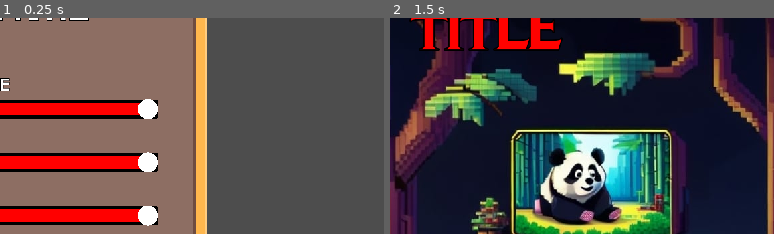
Above: before the commit, frames 1-2 (left to right).
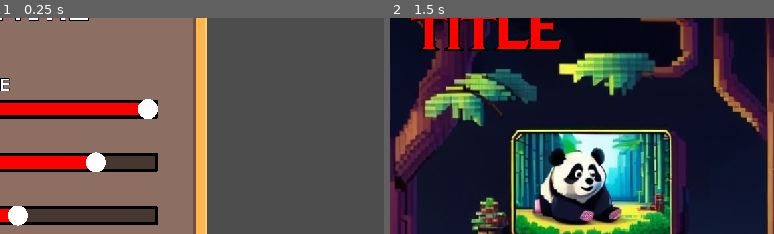
Above: after the commit, the same moments.

Repository: GMDiegoLima/PixelGameJam
Game: Godot game, scene res://Assets/UI/menu/options.tscn
Two runs of this game, one before a commit and one after it. Both use one fixed random seed, a clock stepped at 60 frames per second and the inputs below. This scene is started directly instead of the project's main scene.
Inputs:
- Up to frame 1 (0.25 s): no input
- Up to frame 2 (1.5 s): tap Enter at 0.5 s; tap A (a) at 0.6 s; tap D (d) at 0.8 s; click "BACK" at 1.25 s
The pictures show only the part of the screen within x 50-100%, y 16-66%; the shares and areas given below are measured in that part.

The runs differ from the first frame. In frame 1, 3.8% of the frame differs, in the area x 2-42%, y 62-97%; in frame 2, nothing differs.

Commit message:
base of the factory mechanics and sfx audio implementation

Diff:
--- a/Assets/UI/menu/options.tscn
+++ b/Assets/UI/menu/options.tscn
@@ -3,7 +3,7 @@
 [ext_resource type="Script" path="res://Scripts/options.gd" id="1_sniew"]
 [ext_resource type="Texture2D" uid="uid://bpy38wpe7eg1j" path="res://Assets/UI/menu/bg_options.png" id="2_m25qp"]
 [ext_resource type="FontFile" uid="uid://ctulr7v2sx45b" path="res://Fonts/Pixeled.ttf" id="4_gaadm"]
-[ext_resource type="AudioStream" uid="uid://dy2np861tfnsx" path="res://Audio/coin.wav" id="5_vcaxk"]
+[ext_resource type="AudioStream" uid="uid://c1cfhjk7ma502" path="res://Audio/sfx/loop_options_sfx.mp3" id="5_aug7u"]
 [ext_resource type="StyleBox" uid="uid://dkkwwhep1mi7l" path="res://Assets/UI/menu/menubutton.tres" id="5_wfgwl"]
 
 [sub_resource type="Gradient" id="Gradient_ft88h"]
@@ -246,8 +246,8 @@
 action_mode = 0
 text = "BACK"
 
-[node name="AudioStreamPlayer2D" type="AudioStreamPlayer2D" parent="."]
-stream = ExtResource("5_vcaxk")
+[node name="AudioStreamPlayer" type="AudioStreamPlayer" parent="."]
+stream = ExtResource("5_aug7u")
 autoplay = true
 bus = &"sfx"
 
--- a/Audio/bg_menu_music.tscn
+++ b/Audio/bg_menu_music.tscn
@@ -1,9 +1,9 @@
 [gd_scene load_steps=2 format=3 uid="uid://cx47dhifhfbqv"]
 
-[ext_resource type="AudioStream" uid="uid://dl128rhqbj4lg" path="res://Audio/time_for_adventure.mp3" id="1_1qali"]
+[ext_resource type="AudioStream" uid="uid://hl2p2c0nwjv4" path="res://Audio/Overworld.mp3" id="1_tl6w4"]
 
 [node name="MenuBackgroundMusic" type="AudioStreamPlayer2D"]
 process_mode = 3
-stream = ExtResource("1_1qali")
+stream = ExtResource("1_tl6w4")
 autoplay = true
 bus = &"music"
--- a/Scenes/bridge.tscn
+++ b/Scenes/bridge.tscn
@@ -19,7 +19,9 @@
 collision_layer = 256
 
 [node name="CollisionShape2D" type="CollisionShape2D" parent="build_area"]
+position = Vector2(250, 0)
 shape = SubResource("RectangleShape2D_bp31o")
+debug_color = Color(0.766112, 0.447925, 0, 0.42)
 
 [node name="StaticBody2D" type="StaticBody2D" parent="."]
 collision_layer = 256
--- /dev/null
+++ b/Scenes/factory.tscn
@@ -0,0 +1,62 @@
+[gd_scene load_steps=7 format=3 uid="uid://cmwb0v04un7jb"]
+
+[ext_resource type="Texture2D" uid="uid://dy5xkg6vuvngy" path="res://icon.png" id="1_suwub"]
+[ext_resource type="Script" path="res://Scripts/human_spawn.gd" id="2_86iym"]
+
+[sub_resource type="RectangleShape2D" id="RectangleShape2D_1vq4g"]
+size = Vector2(163.333, 183.333)
+
+[sub_resource type="Gradient" id="Gradient_mocs4"]
+colors = PackedColorArray(1, 1, 1, 1, 0, 0, 0, 0)
+
+[sub_resource type="GradientTexture2D" id="GradientTexture2D_1ut3u"]
+gradient = SubResource("Gradient_mocs4")
+width = 8
+height = 8
+fill = 1
+fill_from = Vector2(0.5, 0.5)
+fill_to = Vector2(0.205128, 0.219373)
+
+[sub_resource type="Gradient" id="Gradient_nd54f"]
+offsets = PackedFloat32Array(0.621277, 1)
+colors = PackedColorArray(0, 0, 0, 0.894118, 0.101961, 0.101961, 0.101961, 0.356863)
+
+[node name="factory" type="Sprite2D"]
+scale = Vector2(0.6, 0.6)
+texture = ExtResource("1_suwub")
+script = ExtResource("2_86iym")
+
+[node name="StaticBody2D" type="StaticBody2D" parent="."]
+collision_layer = 4
+
+[node name="CollisionShape2D" type="CollisionShape2D" parent="StaticBody2D"]
+position = Vector2(-5, 1.66667)
+shape = SubResource("RectangleShape2D_1vq4g")
+debug_color = Color(0.989621, 0, 0.288268, 0.42)
+
+[node name="smote_particle" type="CPUParticles2D" parent="."]
+position = Vector2(0, -96.6667)
+amount = 15
+lifetime = 0.4
+speed_scale = 0.1
+texture = SubResource("GradientTexture2D_1ut3u")
+emission_shape = 1
+emission_sphere_radius = 10.0
+gravity = Vector2(0, -980)
+angular_velocity_max = 90.0
+orbit_velocity_min = -0.5
+orbit_velocity_max = 0.1
+angle_min = 15.0
+angle_max = 80.0
+scale_amount_max = 4.0
+color_ramp = SubResource("Gradient_nd54f")
+
+[node name="human_spawn" type="Marker2D" parent="."]
+position = Vector2(-3.33333, 126.667)
+
+[node name="frequency_to_spawn" type="Timer" parent="."]
+process_mode = 1
+wait_time = 3.0
+autostart = true
+
+[connection signal="timeout" from="frequency_to_spawn" to="." method="_on_frequency_to_spawn_timeout"]
--- /dev/null
+++ b/Scenes/human.tscn
@@ -0,0 +1,100 @@
+[gd_scene load_steps=10 format=3 uid="uid://bo5vplnu0gnix"]
+
+[ext_resource type="Script" path="res://Scripts/human.gd" id="1_cgn8f"]
+[ext_resource type="Texture2D" uid="uid://yp4txxgkk3ml" path="res://Assets/Characters/image.png" id="1_xhr0k"]
+
+[sub_resource type="Curve2D" id="Curve2D_6xl3c"]
+_data = {
+"points": PackedVector2Array(0, 0, 0, 0, -407, -136, 0, 0, 0, 0, -408, -98, 0, 0, 0, 0, -475, -98)
+}
+point_count = 3
+
+[sub_resource type="CircleShape2D" id="CircleShape2D_w7viy"]
+radius = 38.0
+
+[sub_resource type="AtlasTexture" id="AtlasTexture_1308j"]
+atlas = ExtResource("1_xhr0k")
+region = Rect2(0, 0, 455, 588)
+
+[sub_resource type="SpriteFrames" id="SpriteFrames_p3fyv"]
+animations = [{
+"frames": [{
+"duration": 1.0,
+"texture": SubResource("AtlasTexture_1308j")
+}],
+"loop": true,
+"name": &"default",
+"speed": 5.0
+}]
+
+[sub_resource type="Curve2D" id="Curve2D_shl1t"]
+_data = {
+"points": PackedVector2Array(0, 0, 0, 0, -475, -98, 0, 0, 0, 0, -433, 23, 0, 0, 0, 0, -301, 12, 0, 0, 0, 0, -152, 38)
+}
+point_count = 4
+
+[sub_resource type="Curve2D" id="Curve2D_wh3uq"]
+_data = {
+"points": PackedVector2Array(0, 0, 0, 0, -476, -97, 0, 0, 0, 0, -475, 1, 0, 0, 0, 0, -448, 198)
+}
+point_count = 3
+
+[sub_resource type="Curve2D" id="Curve2D_yqc6b"]
+_data = {
+"points": PackedVector2Array(0, 0, 0, 0, -475, -97, 0, 0, 0, 0, -192, -56, 0, 0, 0, 0, 34, -89)
+}
+point_count = 3
+
+[node name="human_spawned" type="Path2D"]
+curve = SubResource("Curve2D_6xl3c")
+script = ExtResource("1_cgn8f")
+
+[node name="wait_to_keep_walking" type="Timer" parent="."]
+one_shot = true
+
+[node name="human_first_path" type="PathFollow2D" parent="."]
+position = Vector2(-407, -136)
+rotates = false
+loop = false
+
+[node name="human" type="Node2D" parent="human_first_path" groups=["human"]]
+
+[node name="colision" type="Area2D" parent="human_first_path/human"]
+collision_layer = 512
+collision_mask = 5
+
+[node name="CollisionShape2D" type="CollisionShape2D" parent="human_first_path/human/colision"]
+position = Vector2(407, 136)
+shape = SubResource("CircleShape2D_w7viy")
+
+[node name="AnimatedSprite2D" type="AnimatedSprite2D" parent="human_first_path/human"]
+position = Vector2(407, 136)
+scale = Vector2(0.1, 0.1)
+sprite_frames = SubResource("SpriteFrames_p3fyv")
+
+[node name="human_path1" type="Path2D" parent="."]
+curve = SubResource("Curve2D_shl1t")
+
+[node name="follow" type="PathFollow2D" parent="human_path1"]
+position = Vector2(-475, -98)
+rotation = 1.2367
+rotates = false
+
+[node name="human_path2" type="Path2D" parent="."]
+curve = SubResource("Curve2D_wh3uq")
+
+[node name="follow" type="PathFollow2D" parent="human_path2"]
+position = Vector2(-476, -97)
+rotation = 1.56059
+rotates = false
+
+[node name="human_path3" type="Path2D" parent="."]
+curve = SubResource("Curve2D_yqc6b")
+
+[node name="follow" type="PathFollow2D" parent="human_path3"]
+position = Vector2(-475, -97)
+rotation = 0.143875
+rotates = false
+loop = false
+
+[connection signal="timeout" from="wait_to_keep_walking" to="." method="_on_wait_to_keep_walking_timeout"]
--- a/Scenes/tree.tscn
+++ b/Scenes/tree.tscn
@@ -1,8 +1,11 @@
-[gd_scene load_steps=9 format=3 uid="uid://dlf3gcttnxoqo"]
+[gd_scene load_steps=13 format=3 uid="uid://dlf3gcttnxoqo"]
 
 [ext_resource type="Script" path="res://Scripts/tree.gd" id="2_xisk0"]
 [ext_resource type="Texture2D" uid="uid://7807bfn3oqsd" path="res://Assets/Environment/tree_top.png" id="2_ypjif"]
 [ext_resource type="Texture2D" uid="uid://cx75k8m8la6dw" path="res://Assets/Environment/tree_bot.png" id="3_04uex"]
+[ext_resource type="AudioStream" uid="uid://cqnw6rq7a33is" path="res://Audio/sfx/Chop-1.mp3" id="4_01hcx"]
+[ext_resource type="AudioStream" uid="uid://cxdulm6skey8q" path="res://Audio/sfx/Chop-2.mp3" id="5_73cxw"]
+[ext_resource type="AudioStream" uid="uid://c7l6apqija1e4" path="res://Audio/sfx/TreeChop-Fall.mp3" id="6_81qyi"]
 
 [sub_resource type="CircleShape2D" id="CircleShape2D_ylgbg"]
 radius = 141.667
@@ -23,6 +26,42 @@
 "transitions": PackedFloat32Array(1),
 "update": 0,
 "values": [0.0]
+}
+tracks/1/type = "value"
+tracks/1/imported = false
+tracks/1/enabled = true
+tracks/1/path = NodePath("top:modulate")
+tracks/1/interp = 1
+tracks/1/loop_wrap = true
+tracks/1/keys = {
+"times": PackedFloat32Array(0),
+"transitions": PackedFloat32Array(1),
+"update": 0,
+"values": [Color(1, 1, 1, 1)]
+}
+tracks/2/type = "value"
+tracks/2/imported = false
+tracks/2/enabled = true
+tracks/2/path = NodePath("top:position")
+tracks/2/interp = 1
+tracks/2/loop_wrap = true
+tracks/2/keys = {
+"times": PackedFloat32Array(0),
+"transitions": PackedFloat32Array(1),
+"update": 0,
+"values": [Vector2(-9.53674e-07, 37)]
+}
+tracks/3/type = "value"
+tracks/3/imported = false
+tracks/3/enabled = true
+tracks/3/path = NodePath("fall:playing")
+tracks/3/interp = 1
+tracks/3/loop_wrap = true
+tracks/3/keys = {
+"times": PackedFloat32Array(0),
+"transitions": PackedFloat32Array(1),
+"update": 1,
+"values": [false]
 }
 
 [sub_resource type="Animation" id="Animation_m6onk"]
@@ -41,9 +80,61 @@
 "values": [0.0, 0.0872665, -0.0872665, 0.0]
 }
 
+[sub_resource type="Animation" id="Animation_hk3bu"]
+resource_name = "fall"
+tracks/0/type = "value"
+tracks/0/imported = false
+tracks/0/enabled = true
+tracks/0/path = NodePath("top:rotation")
+tracks/0/interp = 1
+tracks/0/loop_wrap = true
+tracks/0/keys = {
+"times": PackedFloat32Array(0, 1),
+"transitions": PackedFloat32Array(1, 1),
+"update": 0,
+"values": [0.0, -1.0472]
+}
+tracks/1/type = "value"
+tracks/1/imported = false
+tracks/1/enabled = true
+tracks/1/path = NodePath("top:modulate")
+tracks/1/interp = 1
+tracks/1/loop_wrap = true
+tracks/1/keys = {
+"times": PackedFloat32Array(0.4, 1),
+"transitions": PackedFloat32Array(1, 1),
+"update": 0,
+"values": [Color(1, 1, 1, 1), Color(1, 1, 1, 0.286275)]
+}
+tracks/2/type = "value"
+tracks/2/imported = false
+tracks/2/enabled = true
+tracks/2/path = NodePath("top:position")
+tracks/2/interp = 1
+tracks/2/loop_wrap = true
+tracks/2/keys = {
+"times": PackedFloat32Array(0, 1),
+"transitions": PackedFloat32Array(1, 1),
+"update": 0,
+"values": [Vector2(0, 37), Vector2(-13, 38)]
+}
+tracks/3/type = "value"
+tracks/3/imported = false
+tracks/3/enabled = true
+tracks/3/path = NodePath("fall:playing")
+tracks/3/interp = 1
+tracks/3/loop_wrap = true
+tracks/3/keys = {
+"times": PackedFloat32Array(0, 0.8),
+"transitions": PackedFloat32Array(1, 1),
+"update": 1,
+"values": [true, false]
+}
+
 [sub_resource type="AnimationLibrary" id="AnimationLibrary_bttw8"]
 _data = {
 "RESET": SubResource("Animation_g5qou"),
+"fall": SubResource("Animation_hk3bu"),
 "hit": SubResource("Animation_m6onk")
 }
 
@@ -51,7 +142,7 @@
 script = ExtResource("2_xisk0")
 
 [node name="top" type="Marker2D" parent="."]
-position = Vector2(0, 37)
+position = Vector2(-9.53674e-07, 37)
 scale = Vector2(0.12, 0.12)
 
 [node name="top_sprite" type="Sprite2D" parent="top"]
@@ -89,6 +180,22 @@
 "": SubResource("AnimationLibrary_bttw8")
 }
 
+[node name="chop_sfx" type="Node" parent="."]
+
+[node name="chop1" type="AudioStreamPlayer2D" parent="chop_sfx"]
+position = Vector2(0, 39)
+stream = ExtResource("4_01hcx")
+bus = &"sfx"
+
+[node name="chop2" type="AudioStreamPlayer2D" parent="chop_sfx"]
+position = Vector2(0, 39)
+stream = ExtResource("5_73cxw")
+bus = &"sfx"
+
+[node name="fall" type="AudioStreamPlayer2D" parent="."]
+position = Vector2(0, 43)
+stream = ExtResource("6_81qyi")
+
 [connection signal="body_entered" from="gather_area" to="." method="_on_gather_area_body_entered"]
 [connection signal="body_exited" from="gather_area" to="." method="_on_gather_area_body_exited"]
 [connection signal="animation_finished" from="AnimationPlayer" to="." method="_on_animation_player_animation_finished"]
--- a/Scenes/world.tscn
+++ b/Scenes/world.tscn
@@ -1,8 +1,9 @@
-[gd_scene load_steps=12 format=3 uid="uid://d0gt1rns77j42"]
+[gd_scene load_steps=16 format=3 uid="uid://d0gt1rns77j42"]
 
 [ext_resource type="Script" path="res://Scripts/world.gd" id="1_uv7jn"]
 [ext_resource type="PackedScene" uid="uid://brd4rqnatwnim" path="res://Scenes/player.tscn" id="2_t5ye4"]
 [ext_resource type="PackedScene" uid="uid://dlf3gcttnxoqo" path="res://Scenes/tree.tscn" id="3_3krrm"]
+[ext_resource type="PackedScene" uid="uid://cmwb0v04un7jb" path="res://Scenes/factory.tscn" id="3_8y838"]
 [ext_resource type="PackedScene" uid="uid://dqs76bxdrd2ys" path="res://Scenes/axe.tscn" id="4_4ujcc"]
 [ext_resource type="FontFile" uid="uid://ctulr7v2sx45b" path="res://Fonts/Pixeled.ttf" id="5_jtw61"]
 
@@ -37,6 +38,24 @@
 
 [sub_resource type="RectangleShape2D" id="RectangleShape2D_s015o"]
 size = Vector2(137, 194.5)
+
+[sub_resource type="Curve2D" id="Curve2D_pt5qk"]
+_data = {
+"points": PackedVector2Array(0, 0, 0, 0, -475, -98, 0, 0, 0, 0, -433, 23, 0, 0, 0, 0, -301, 12, 0, 0, 0, 0, -152, 38)
+}
+point_count = 4
+
+[sub_resource type="Curve2D" id="Curve2D_k8emw"]
+_data = {
+"points": PackedVector2Array(0, 0, 0, 0, -476, -97, 0, 0, 0, 0, -475, 1, 0, 0, 0, 0, -448, 198)
+}
+point_count = 3
+
+[sub_resource type="Curve2D" id="Curve2D_v43bv"]
+_data = {
+"points": PackedVector2Array(0, 0, 0, 0, -475, -97, 0, 0, 0, 0, -192, -56, 0, 0, 0, 0, 34, -89)
+}
+point_count = 3
 
 [node name="World" type="Node2D"]
 process_mode = 3
@@ -123,7 +142,7 @@
 polygon = PackedVector2Array(78.5067, 57.6, 78.5067, -61.8667, -85.3333, -61.8667, -85.3333, -44.8, -85.3333, 57.6, 64.8533, 57.6, 64.8533, 40.5333, -71.68, 40.5333, -71.68, -44.8, 64.8533, -44.8, 64.8533, 57.6)
 
 [node name="river" type="Node2D" parent="."]
-position = Vector2(1040, 16)
+position = Vector2(694, 16)
 
 [node name="river_water" type="Area2D" parent="river"]
 collision_layer = 64
@@ -156,25 +175,51 @@
 position = Vector2(-519.285, 197.25)
 shape = SubResource("RectangleShape2D_s015o")
 
+[node name="factory" parent="." instance=ExtResource("3_8y838")]
+position = Vector2(-405, -212)
+
+[node name="human_paths" type="Node" parent="."]
+
+[node name="human_path1" type="Path2D" parent="human_paths"]
+curve = SubResource("Curve2D_pt5qk")
+
+[node name="follow" type="PathFollow2D" parent="human_paths/human_path1"]
+position = Vector2(-475, -98)
+rotation = 1.2367
+
+[node name="human_path2" type="Path2D" parent="human_paths"]
+curve = SubResource("Curve2D_k8emw")
+
+[node name="follow" type="PathFollow2D" parent="human_paths/human_path2"]
+position = Vector2(-476, -97)
+rotation = 1.56059
+
+[node name="human_path3" type="Path2D" parent="human_paths"]
+curve = SubResource("Curve2D_v43bv")
+
+[node name="follow" type="PathFollow2D" parent="human_paths/human_path3"]
+position = Vector2(-475, -97)
+rotation = 0.143875
+
 [node name="player" parent="." instance=ExtResource("2_t5ye4")]
 unique_name_in_owner = true
-position = Vector2(104, 64)
+position = Vector2(-242, 64)
 collision_mask = 383
 
 [node name="tree" parent="." instance=ExtResource("3_3krrm")]
-position = Vector2(-16, -56)
+position = Vector2(-362, -56)
 
 [node name="tree2" parent="." instance=ExtResource("3_3krrm")]
-position = Vector2(232, -24)
+position = Vector2(-114, -24)
 
 [node name="tree3" parent="." instance=ExtResource("3_3krrm")]
-position = Vector2(64, 104)
+position = Vector2(-282, 104)
 
 [node name="drops" type="Node" parent="."]
 unique_name_in_owner = true
 
 [node name="axe" parent="." instance=ExtResource("4_4ujcc")]
-position = Vector2(128, -80)
+position = Vector2(-218, -80)
 
 [connection signal="body_entered" from="river/river_water" to="player" method="_on_river_water_body_entered"]
 [connection signal="body_exited" from="river/river_water" to="player" method="_on_river_water_body_exited"]
--- a/Scripts/axe.gd
+++ b/Scripts/axe.gd
@@ -17,12 +17,12 @@
 	global_position = Vector2(player.global_position.x+20, player.global_position.y)
 	reparent(player, true)
 
-func _process(_delta):
+func _process(delta):
 	if Input.is_action_just_pressed("interact") and !has_axe and can_get_axe:
 		link_axe()
 
-func _on_area_2d_body_entered(_body):
+func _on_area_2d_body_entered(body):
 	can_get_axe = true
 
-func _on_area_2d_body_exited(_body):
+func _on_area_2d_body_exited(body):
 	can_get_axe = false
--- a/Scripts/bridge.gd
+++ b/Scripts/bridge.gd
@@ -3,7 +3,11 @@
 @onready var corner_label = get_tree().get_first_node_in_group("corner_label")
 @onready var player = get_tree().get_first_node_in_group("player")
 
-func _on_build_area_body_entered(_body):
+func _process(delta):
+	if Input.is_action_just_pressed("interact") and player.can_build:
+		$build_area/CollisionShape2D.disabled = true
+
+func _on_build_area_body_entered(body):
 	corner_label.visible = true
 	if player.has_stick:
 		player.can_build = true
@@ -12,6 +16,6 @@
 		player.can_build = false
 		corner_label.text = "You need stick to build"
 
-func _on_build_area_body_exited(_body):
+func _on_build_area_body_exited(body):
 	player.can_build = false
 	corner_label.visible = false
--- /dev/null
+++ b/Scripts/human.gd
@@ -0,0 +1,23 @@
+extends Path2D
+
+var timer_inactive = true
+var can_path = false
+@onready var chosen_path = get_node("human_path"+str(randi_range(1, 3))+"/follow")
+
+func start_time():
+	if timer_inactive:
+		timer_inactive = false
+		$wait_to_keep_walking.start()
+
+func _process(delta):
+	if timer_inactive and $human_first_path.progress_ratio != 1:
+		$human_first_path.progress_ratio += delta*0.5
+	elif !timer_inactive and $human_first_path.progress_ratio == 1:
+		start_time()
+	elif can_path and chosen_path.progress_ratio != 1:
+		chosen_path.progress_ratio += delta*0.5
+
+func _on_wait_to_keep_walking_timeout():
+	$human_first_path/human.reparent(chosen_path, true)
+	can_path = true
+	print(chosen_path)
--- /dev/null
+++ b/Scripts/human_spawn.gd
@@ -0,0 +1,11 @@
+extends Sprite2D
+
+var human = preload("res://Scenes/human.tscn")
+
+func spawn_human():
+	var human_instance = human.instantiate()
+	get_node("/root/World/human_paths").add_child(human_instance)
+	human_instance.global_position = $human_spawn.global_position
+
+func _on_frequency_to_spawn_timeout():
+	spawn_human()
--- a/Scripts/player_movement.gd
+++ b/Scripts/player_movement.gd
@@ -28,19 +28,19 @@
 			$"../river/bridge/CollisionShape2D".disabled = true
 			var bridge_instance = bridge.instantiate()
 			$"../river/bridge".add_child(bridge_instance)
-			bridge_instance.global_position = Vector2($"../river/bridge/bridge_spawn".global_position.x+50, $"../river/bridge/bridge_spawn".global_position.y)
+			bridge_instance.global_position = Vector2($"../river/bridge/bridge_spawn".global_position.x-25, $"../river/bridge/bridge_spawn".global_position.y)
 		2:
 			var bridge_instance = bridge.instantiate()
 			$"../river/bridge".add_child(bridge_instance)
-			bridge_instance.global_position = Vector2($"../river/bridge/bridge_spawn".global_position.x+100, $"../river/bridge/bridge_spawn".global_position.y)
+			bridge_instance.global_position = Vector2($"../river/bridge/bridge_spawn".global_position.x+75, $"../river/bridge/bridge_spawn".global_position.y)
 		3:
 			var bridge_instance = bridge.instantiate()
 			$"../river/bridge".add_child(bridge_instance)
-			bridge_instance.global_position = Vector2($"../river/bridge/bridge_spawn".global_position.x+150, $"../river/bridge/bridge_spawn".global_position.y)
+			bridge_instance.global_position = Vector2($"../river/bridge/bridge_spawn".global_position.x+175, $"../river/bridge/bridge_spawn".global_position.y)
 		4:
 			var bridge_instance = bridge.instantiate()
 			$"../river/bridge".add_child(bridge_instance)
-			bridge_instance.global_position = Vector2($"../river/bridge/bridge_spawn".global_position.x+200, $"../river/bridge/bridge_spawn".global_position.y)
+			bridge_instance.global_position = Vector2($"../river/bridge/bridge_spawn".global_position.x+275, $"../river/bridge/bridge_spawn".global_position.y)
 		5:
 			get_tree().change_scene_to_file("res://Scenes/world.tscn")
 
--- a/Scripts/tree.gd
+++ b/Scripts/tree.gd
@@ -1,7 +1,7 @@
 extends Node2D
 
 var can_chop: bool = false
-var tree_life: int = 1
+var tree_life: int = 3
 var stick = preload("res://Scenes/stick.tscn")
 
 func drop_item(x_pos, y_post):
@@ -9,18 +9,12 @@
 	stick_instance.global_position = Vector2(x_pos+randi_range(1, 60), y_post+64+randi_range(1, 50))
 	%drops.add_child(stick_instance)
 
-func _process(_delta):
+func _process(delta):
 	if can_chop and Input.is_action_just_pressed("interact") and tree_life > 0:
 		$AnimationPlayer.play("hit")
-	elif tree_life == 0:
-		call_deferred("free")
-		drop_item(global_position.x, global_position.y)
-		drop_item(global_position.x, global_position.y)
-		drop_item(global_position.x, global_position.y)
-		drop_item(global_position.x, global_position.y)
-		drop_item(global_position.x, global_position.y)
+		$chop_sfx.get_child(randi_range(0, 1)).play()
 
-func _on_gather_area_body_entered(_body):
+func _on_gather_area_body_entered(body):
 	$"../UI/corner_label".visible = true
 	if has_node("/root/World/player/axe"):
 		$"../UI/corner_label".text = "Press E to chop"
@@ -29,9 +23,19 @@
 		$"../UI/corner_label".text = "You need a axe to chop"
 		can_chop = false
 
-func _on_gather_area_body_exited(_body):
+func _on_gather_area_body_exited(body):
 	$"../UI/corner_label".visible = false
 	can_chop = false
 
-func _on_animation_player_animation_finished(_anim_name):
+func _on_animation_player_animation_finished(anim_name):
 	tree_life -= 1
+	if tree_life == 0:
+		# ["fall_left", "fall_right"].pick_random()
+		$AnimationPlayer.play("fall")
+	if anim_name == "fall":
+		call_deferred("free")
+		drop_item(global_position.x, global_position.y)
+		drop_item(global_position.x, global_position.y)
+		drop_item(global_position.x, global_position.y)
+		drop_item(global_position.x, global_position.y)
+		drop_item(global_position.x, global_position.y)
--- a/Scripts/user_preferences.gd
+++ b/Scripts/user_preferences.gd
@@ -1,8 +1,8 @@
 class_name UserPreferences extends Resource
 
 @export_range(0, 1, 0.001) var master_volume: float = 1.0
-@export_range(0, 1, 0.001) var music_volume: float = 1.0
-@export_range(0, 1, 0.001) var sfx_volume: float = 1.0
+@export_range(0, 1, 0.001) var music_volume: float = 0.8
+@export_range(0, 1, 0.001) var sfx_volume: float = 0.5
 
 func save() -> void:
 	ResourceSaver.save(self, "user://user_prefs.tres")
--- a/project.godot
+++ b/project.godot
@@ -23,6 +23,10 @@
 [autoload]
 
 BgMenuMusic="*res://Audio/bg_menu_music.tscn"
+
+[debug]
+
+gdscript/warnings/unused_parameter=0
 
 [display]
 
Not shown, added: Audio/Overworld.mp3.import
Not shown, removed: Audio/coin.wav.import
Not shown, added: Audio/sfx/Chop-1.mp3.import
Not shown, added: Audio/sfx/Chop-2.mp3.import
Not shown, added: Audio/sfx/TreeChop-Fall.mp3.import
Not shown, added: Audio/sfx/loop_options_sfx.mp3.import
Not shown, removed: Audio/time_for_adventure.mp3.import
Not shown, added: Audio/Overworld.mp3
Not shown, removed: Audio/coin.wav
Not shown, added: Audio/sfx/Chop-1.mp3
Not shown, added: Audio/sfx/Chop-2.mp3
Not shown, added: Audio/sfx/TreeChop-Fall.mp3
(and 2 more such lines)
